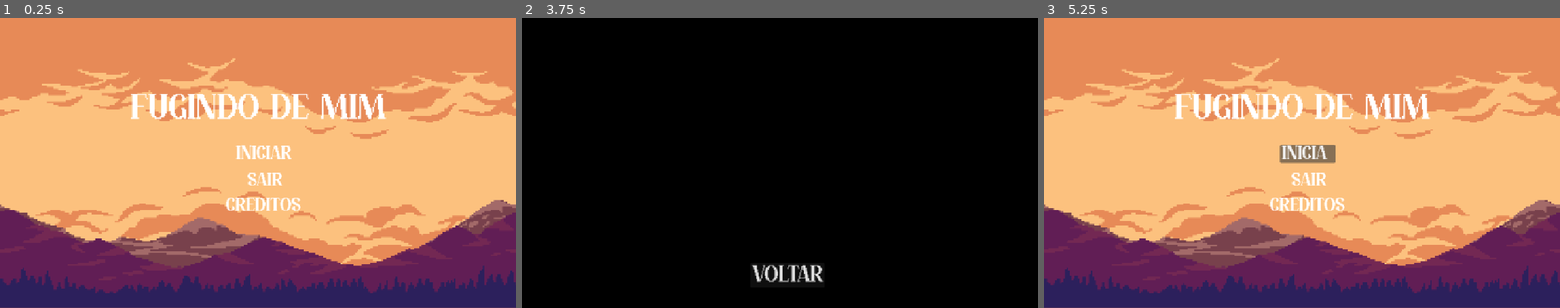
Above: before the commit, frames 1-3 (left to right).
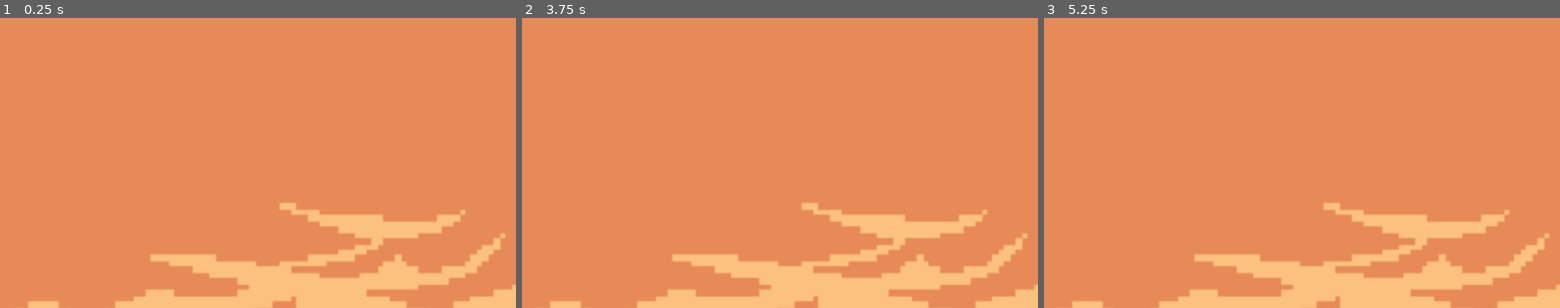
Above: after the commit, the same moments.

Repository: garibeirool/trabalho_de_jogos
Game: Godot game, scene res://Cenas/menu.tscn
The game is run twice, just before and just after one commit, with the same random seed, the same clock (stepped at 60 frames per second) and the same inputs.
Inputs (mouse positions are in pixels of both pictures, inside the frame that each line leads up to):
- Up to frame 1 (0.25 s): no input
- Up to frame 2 (3.75 s): click (785, 206) at 0.5 s, where only the run before the commit has a clickable "CRÉDITOS"; click (785, 276) at 1.25 s, where only the run before the commit has a clickable "VOLTAR"; click (785, 154) at 2 s, where only the run before the commit has a clickable "INICIAR"; click (785, 154) at 2.75 s, where only the run before the commit has a clickable "INICIAR"; click (785, 206) at 3.5 s, where only the run before the commit has a clickable "CRÉDITOS"
- Up to frame 3 (5.25 s): click (1307, 276) at 4.25 s, where only the run before the commit has a clickable "VOLTAR"; click (1307, 154) at 5 s, where only the run before the commit has a clickable "INICIAR"

The runs differ from the first frame. In frame 1, 68% of the frame differs, in the area x 0-100%, y 13-100%; in frame 2, 100%, in the area x 0-100%, y 0-100%; in frame 3, 68%.

Commit message:
a gnt trocou o modo de jogo, agora será de coleta

Diff:
--- a/fugindo-de-mim/Cenas/creditos.tscn
+++ b/fugindo-de-mim/Cenas/creditos.tscn
@@ -1,9 +1,9 @@
-[gd_scene format=3 uid="uid://ddduwi0euwqoa"]
+[gd_scene load_steps=3 format=3 uid="uid://ddduwi0euwqoa"]
 
 [ext_resource type="Script" uid="uid://bff31ulqg8x0u" path="res://script/creditos.gd" id="1_ct8y5"]
 [ext_resource type="FontFile" uid="uid://bua2vksqo15sv" path="res://Star Crush.ttf" id="2_a3en7"]
 
-[node name="Creditos" type="Control" unique_id=1301816872]
+[node name="Creditos" type="Control"]
 layout_mode = 3
 anchors_preset = 15
 anchor_right = 1.0
@@ -12,23 +12,23 @@
 grow_vertical = 2
 script = ExtResource("1_ct8y5")
 
-[node name="Fundo" type="ColorRect" parent="." unique_id=1807754935]
+[node name="Fundo" type="ColorRect" parent="."]
 layout_mode = 0
 offset_right = 1152.0
 offset_bottom = 648.0
 color = Color(0, 0, 0, 1)
 
-[node name="Textocreditos" type="Label" parent="." unique_id=2075691558]
+[node name="Textocreditos" type="Label" parent="."]
 layout_mode = 0
 offset_right = 40.0
 offset_bottom = 23.0
 
-[node name="Integrantes" type="Label" parent="." unique_id=653647098]
+[node name="Integrantes" type="Label" parent="."]
 layout_mode = 0
 offset_right = 40.0
 offset_bottom = 23.0
 
-[node name="voltar" type="Button" parent="." unique_id=1238054728]
+[node name="voltar" type="Button" parent="."]
 layout_mode = 0
 offset_left = 510.0
 offset_top = 547.0
--- a/fugindo-de-mim/Cenas/menu.tscn
+++ b/fugindo-de-mim/Cenas/menu.tscn
@@ -1,19 +1,19 @@
-[gd_scene format=3 uid="uid://c8bbx0wsho7h4"]
+[gd_scene load_steps=7 format=3 uid="uid://c8bbx0wsho7h4"]
 
 [ext_resource type="Script" uid="uid://lhe7ygxr5gg" path="res://script/menu.gd" id="1_vpgfy"]
 [ext_resource type="Texture2D" uid="uid://duy66jjknn86x" path="res://4mc3gjak2uka1.png" id="2_eheat"]
 [ext_resource type="FontFile" uid="uid://bua2vksqo15sv" path="res://Star Crush.ttf" id="3_fapvr"]
 
 [sub_resource type="StyleBoxFlat" id="StyleBoxFlat_6nfbs"]
-bg_color = Color(0.9882353, 0.75686276, 0.49411765, 0)
+bg_color = Color(0.988235, 0.756863, 0.494118, 0)
 
 [sub_resource type="StyleBoxFlat" id="StyleBoxFlat_d784s"]
-bg_color = Color(0.9882353, 0.75686276, 0.49411765, 0)
+bg_color = Color(0.988235, 0.756863, 0.494118, 0)
 
 [sub_resource type="StyleBoxFlat" id="StyleBoxFlat_124qo"]
-bg_color = Color(0.9882353, 0.75686276, 0.49411765, 0)
+bg_color = Color(0.988235, 0.756863, 0.494118, 0)
 
-[node name="menu" type="Control" unique_id=1882310071]
+[node name="menu" type="Control"]
 layout_mode = 3
 anchors_preset = 15
 anchor_right = 1.0
@@ -22,13 +22,13 @@
 grow_vertical = 2
 script = ExtResource("1_vpgfy")
 
-[node name="TextureRect" type="TextureRect" parent="." unique_id=548212442]
+[node name="TextureRect" type="TextureRect" parent="."]
 layout_mode = 0
 offset_right = 1154.0
 offset_bottom = 648.0
 texture = ExtResource("2_eheat")
 
-[node name="Titulo" type="Label" parent="." unique_id=744323498]
+[node name="Titulo" type="Label" parent="."]
 layout_mode = 1
 anchors_preset = 8
 anchor_left = 0.5
@@ -47,7 +47,7 @@
 theme_override_font_sizes/font_size = 79
 text = "FUGINDO DE MIM"
 
-[node name="Iniciar" type="Button" parent="." unique_id=467154597]
+[node name="Iniciar" type="Button" parent="."]
 layout_mode = 0
 offset_left = 527.0
 offset_top = 284.0
@@ -59,7 +59,7 @@
 theme_override_styles/normal = SubResource("StyleBoxFlat_6nfbs")
 text = "INICIAR"
 
-[node name="Sair" type="Button" parent="." unique_id=774388384]
+[node name="Sair" type="Button" parent="."]
 layout_mode = 0
 offset_left = 552.0
 offset_top = 344.0
@@ -71,7 +71,7 @@
 theme_override_styles/normal = SubResource("StyleBoxFlat_d784s")
 text = "SAIR"
 
-[node name="Creditos" type="Button" parent="." unique_id=1993691174]
+[node name="Creditos" type="Button" parent="."]
 layout_mode = 0
 offset_left = 500.0
 offset_top = 396.0
--- /dev/null
+++ b/fugindo-de-mim/coracao_partido.tscn
@@ -0,0 +1,14 @@
+[gd_scene load_steps=2 format=3 uid="uid://nee76rbdgrh8"]
+
+[ext_resource type="Script" uid="uid://dr8q0om2bpjka" path="res://inimigo.gd" id="1_y4onr"]
+
+[node name="CoracaoPartido" type="CharacterBody2D"]
+script = ExtResource("1_y4onr")
+
+[node name="Sprite2D" type="Sprite2D" parent="."]
+
+[node name="ColisaoCoracao" type="CollisionShape2D" parent="."]
+
+[node name="AreaDano" type="Area2D" parent="."]
+
+[node name="ColisaoDano" type="CollisionShape2D" parent="AreaDano"]
--- /dev/null
+++ b/fugindo-de-mim/fase_1.tscn
@@ -0,0 +1,5 @@
+[gd_scene format=3 uid="uid://d1x5jxc80u5rq"]
+
+[node name="Fase1" type="Node2D"]
+
+[node name="TileMapCenario" type="TileMapLayer" parent="."]
--- /dev/null
+++ b/fugindo-de-mim/inimigo.gd
@@ -0,0 +1,18 @@
+extends CharacterBody2D
+
+var velocidade = 100.0
+var direcao = 1
+
+
+func _physics_process(delta):
+	velocity.x = velocidade * direcao
+
+	move_and_slide()
+
+	if is_on_wall():
+		direcao *= -1
+
+
+func _on_area_dano_body_entered(body):
+	if body.name == $player:
+		body.perder_vida()
--- /dev/null
+++ b/fugindo-de-mim/jogo.tscn
@@ -0,0 +1,16 @@
+[gd_scene load_steps=2 format=3 uid="uid://coufby68i3lfd"]
+
+[sub_resource type="TileSet" id="TileSet_so80e"]
+
+[node name="jogo" type="Node2D"]
+
+[node name="mundo" type="Node2D" parent="."]
+
+[node name="chão" type="TileMapLayer" parent="mundo"]
+tile_set = SubResource("TileSet_so80e")
+
+[node name="pista" type="TileMapLayer" parent="mundo"]
+
+[node name="água" type="TileMapLayer" parent="mundo"]
+
+[node name="decoração" type="TileMapLayer" parent="mundo"]
--- /dev/null
+++ b/fugindo-de-mim/player.gd
@@ -0,0 +1,36 @@
+extends CharacterBody2D
+
+var velocidade = 200.0
+var forca_pulo = -400.0
+var gravidade = 1000.0
+var vidas = 3
+var pode_perder_vida = true
+func _physics_process(delta):
+	if not is_on_floor():
+		velocity.y += gravidade * delta
+	if Input.is_action_pressed("esquerda"):
+		velocity.x = -velocidade
+	elif Input.is_action_pressed("direita"):
+		velocity.x = velocidade
+	else:
+		velocity.x = 0
+	if Input.is_action_just_pressed("pulo") and is_on_floor():
+		velocity.y = forca_pulo
+
+	move_and_slide()
+
+func perder_vida():
+	if not pode_perder_vida:
+		return
+	pode_perder_vida = false
+
+	vidas -= 1
+
+	if vidas <= 0:
+		get_tree().change_scene_to_file("res://cenas/Derrota.tscn")
+	else:
+		global_position = Vector2(100, 300)
+
+		await get_tree().create_timer(1.0).timeout
+
+		pode_perder_vida = true
--- /dev/null
+++ b/fugindo-de-mim/player.tscn
@@ -0,0 +1,140 @@
+[gd_scene load_steps=21 format=3 uid="uid://0btvau6hro2w"]
+
+[ext_resource type="Script" uid="uid://4kybkk04dbc5" path="res://player.gd" id="1_onrkg"]
+[ext_resource type="Texture2D" uid="uid://eg0la3xkyv83" path="res://download.png" id="2_i3pqv"]
+
+[sub_resource type="AtlasTexture" id="AtlasTexture_hqtel"]
+atlas = ExtResource("2_i3pqv")
+region = Rect2(0, 0, 100, 131)
+
+[sub_resource type="AtlasTexture" id="AtlasTexture_sweqy"]
+atlas = ExtResource("2_i3pqv")
+region = Rect2(100, 0, 100, 131)
+
+[sub_resource type="AtlasTexture" id="AtlasTexture_2hs0m"]
+atlas = ExtResource("2_i3pqv")
+region = Rect2(200, 0, 100, 131)
+
+[sub_resource type="AtlasTexture" id="AtlasTexture_1jxqw"]
+atlas = ExtResource("2_i3pqv")
+region = Rect2(300, 0, 100, 131)
+
+[sub_resource type="AtlasTexture" id="AtlasTexture_dw050"]
+atlas = ExtResource("2_i3pqv")
+region = Rect2(0, 131, 100, 131)
+
+[sub_resource type="AtlasTexture" id="AtlasTexture_b26j0"]
+atlas = ExtResource("2_i3pqv")
+region = Rect2(100, 131, 100, 131)
+
+[sub_resource type="AtlasTexture" id="AtlasTexture_n7ghd"]
+atlas = ExtResource("2_i3pqv")
+region = Rect2(200, 131, 100, 131)
+
+[sub_resource type="AtlasTexture" id="AtlasTexture_nvl01"]
+atlas = ExtResource("2_i3pqv")
+region = Rect2(300, 131, 100, 131)
+
+[sub_resource type="AtlasTexture" id="AtlasTexture_ivps1"]
+atlas = ExtResource("2_i3pqv")
+region = Rect2(0, 262, 100, 131)
+
+[sub_resource type="AtlasTexture" id="AtlasTexture_urp6f"]
+atlas = ExtResource("2_i3pqv")
+region = Rect2(100, 262, 100, 131)
+
+[sub_resource type="AtlasTexture" id="AtlasTexture_bwjto"]
+atlas = ExtResource("2_i3pqv")
+region = Rect2(200, 262, 100, 131)
+
+[sub_resource type="AtlasTexture" id="AtlasTexture_606se"]
+atlas = ExtResource("2_i3pqv")
+region = Rect2(300, 262, 100, 131)
+
+[sub_resource type="AtlasTexture" id="AtlasTexture_u1c27"]
+atlas = ExtResource("2_i3pqv")
+region = Rect2(0, 393, 100, 131)
+
+[sub_resource type="AtlasTexture" id="AtlasTexture_op7ga"]
+atlas = ExtResource("2_i3pqv")
+region = Rect2(100, 393, 100, 131)
+
+[sub_resource type="AtlasTexture" id="AtlasTexture_q13i1"]
+atlas = ExtResource("2_i3pqv")
+region = Rect2(200, 393, 100, 131)
+
+[sub_resource type="AtlasTexture" id="AtlasTexture_pylmc"]
+atlas = ExtResource("2_i3pqv")
+region = Rect2(300, 393, 100, 131)
+
+[sub_resource type="SpriteFrames" id="SpriteFrames_pbfsw"]
+animations = [{
+"frames": [{
+"duration": 1.0,
+"texture": SubResource("AtlasTexture_hqtel")
+}, {
+"duration": 1.0,
+"texture": SubResource("AtlasTexture_sweqy")
+}, {
+"duration": 1.0,
+"texture": SubResource("AtlasTexture_2hs0m")
+}, {
+"duration": 1.0,
+"texture": SubResource("AtlasTexture_1jxqw")
+}, {
+"duration": 1.0,
+"texture": SubResource("AtlasTexture_dw050")
+}, {
+"duration": 1.0,
+"texture": SubResource("AtlasTexture_b26j0")
+}, {
+"duration": 1.0,
+"texture": SubResource("AtlasTexture_n7ghd")
+}, {
+"duration": 1.0,
+"texture": SubResource("AtlasTexture_nvl01")
+}, {
+"duration": 1.0,
+"texture": SubResource("AtlasTexture_ivps1")
+}, {
+"duration": 1.0,
+"texture": SubResource("AtlasTexture_urp6f")
+}, {
+"duration": 1.0,
+"texture": SubResource("AtlasTexture_bwjto")
+}, {
+"duration": 1.0,
+"texture": SubResource("AtlasTexture_606se")
+}, {
+"duration": 1.0,
+"texture": SubResource("AtlasTexture_u1c27")
+}, {
+"duration": 1.0,
+"texture": SubResource("AtlasTexture_op7ga")
+}, {
+"duration": 1.0,
+"texture": SubResource("AtlasTexture_q13i1")
+}, {
+"duration": 1.0,
+"texture": SubResource("AtlasTexture_pylmc")
+}],
+"loop": true,
+"name": &"default",
+"speed": 5.0
+}]
+
+[sub_resource type="CapsuleShape2D" id="CapsuleShape2D_5tmop"]
+radius = 41.0
+height = 152.0
+
+[node name="player" type="CharacterBody2D"]
+script = ExtResource("1_onrkg")
+
+[node name="AnimatedSprite2D" type="AnimatedSprite2D" parent="."]
+position = Vector2(2, -2)
+sprite_frames = SubResource("SpriteFrames_pbfsw")
+
+[node name="CollisionShape2D" type="CollisionShape2D" parent="."]
+shape = SubResource("CapsuleShape2D_5tmop")
+
+[node name="Camera2D" type="Camera2D" parent="."]
--- a/fugindo-de-mim/project.godot
+++ b/fugindo-de-mim/project.godot
@@ -12,11 +12,13 @@
 
 config/name="Fugindo de Mim"
 run/main_scene="uid://c8bbx0wsho7h4"
-config/features=PackedStringArray("4.7", "Forward Plus")
+config/features=PackedStringArray("4.4", "Forward Plus")
 config/icon="res://icon.svg"
 
 [display]
 
+window/size/viewport_width=320
+window/size/viewport_height=180
 window/stretch/mode="canvas_items"
 window/stretch/aspect="expand"
 
Not shown, changed: fugindo-de-mim/4mc3gjak2uka1.png.import
Not shown, changed: fugindo-de-mim/Star Crush.ttf.import
Binary file added: fugindo-de-mim/download.png
Not shown, added: fugindo-de-mim/download.png.import
Not shown, changed: fugindo-de-mim/icon.svg.import
Not shown, added: fugindo-de-mim/inimigo.gd.uid
Not shown, added: fugindo-de-mim/player.gd.uid
Binary file added: fugindo-de-mim/tilemap.jpg
Not shown, added: fugindo-de-mim/tilemap.jpg.import
